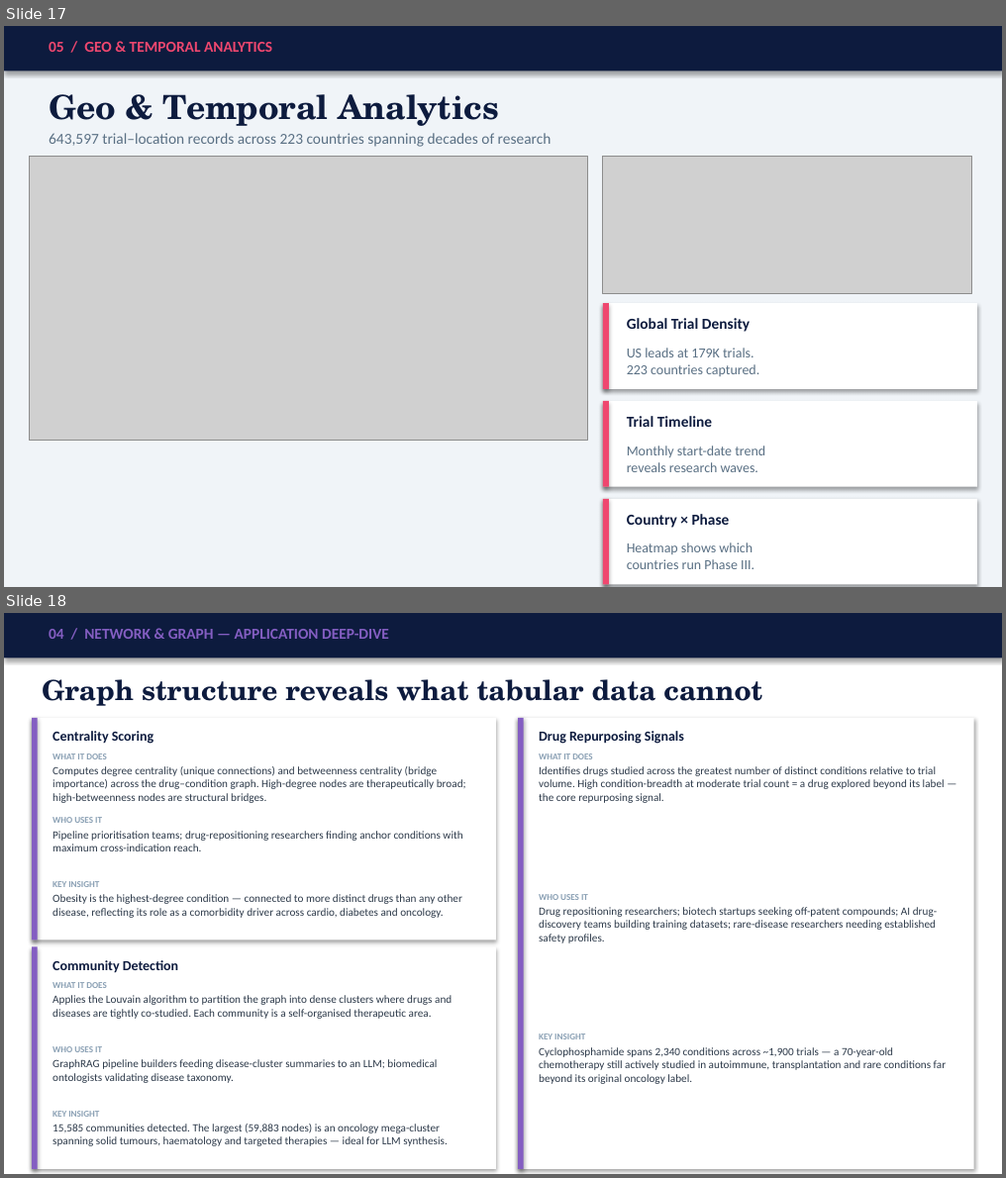
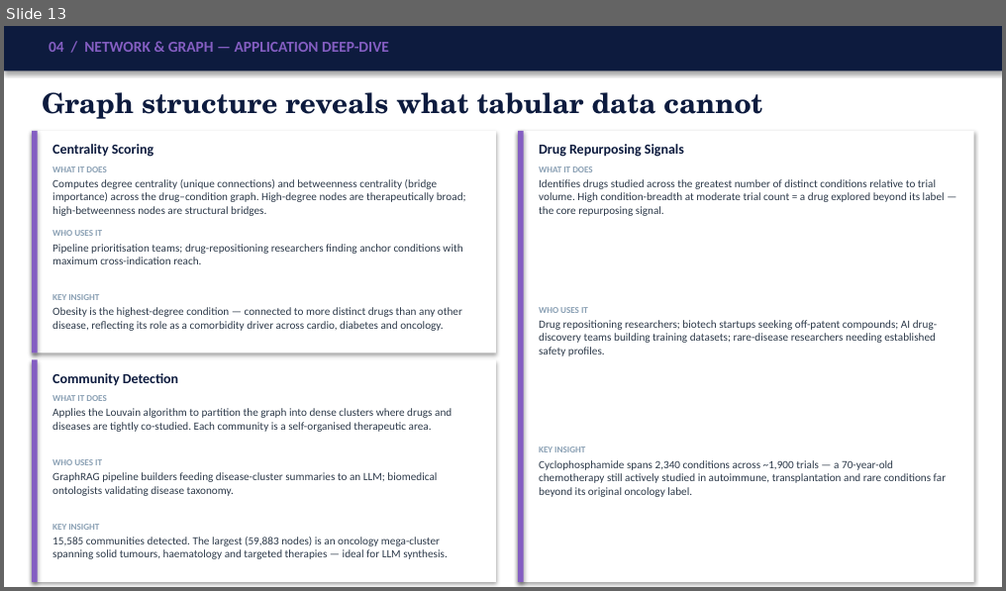
Before and after one commit to SHASANKsp/ClinicalTrails_application, a slide deck: ClinicalTrials_KG_LinkedIn_v2.pptx. Shown one above the other, each under a label of ours: slides 17 and 18 before the commit, slide 13 after it. The pictures are 1006x1178 and 1006x591 pixels, drawn with LibreOffice and Linux fonts; fonts in the diff are those of the drawing; grey boxes stand for pictures. Boxes give left, top, right and bottom in pixels: in the first picture for what was removed or moved away, otherwise in the second. Text is boxed around its words. In the diff, an @@ line names an element or a change of style, - is before the commit and + after.

```diff
--- a/ClinicalTrials_KG_LinkedIn_v2.pptx
+++ b/ClinicalTrials_KG_LinkedIn_v2.pptx
@@ slide 17 removed at [4,26,1002,587], background #F0F4F8 @@
@@ rectangle removed at [4,26,1002,71] @@
@@ text removed at [49,42,272,52] @@
-05 / GEO & TEMPORAL ANALYTICS
@@ text removed at [49,94,499,126] @@
-Geo & Temporal Analytics
@@ text removed at [49,133,551,147] @@
-643,597 trial–location records across 223 countries spanning decades of research
@@ picture removed at [29,156,588,440] @@
@@ picture removed at [603,156,972,293] @@
@@ rectangle removed at [603,303,977,389] @@
@@ rectangle removed at [603,303,609,389] @@
@@ text removed at [627,318,749,332] @@
-Global Trial Density
@@ text removed at [627,348,759,376] @@
-US leads at 179K trials.
-223 countries captured.
@@ rectangle removed at [603,401,977,487] @@
@@ rectangle removed at [603,401,609,487] @@
@@ text removed at [627,416,712,427] @@
-Trial Timeline
@@ text removed at [627,446,765,472] @@
-Monthly start-date trend
-reveals research waves.
@@ rectangle removed at [603,499,977,584] @@
@@ rectangle removed at [603,499,609,584] @@
@@ text removed at [627,514,730,528] @@
-Country × Phase
@@ text removed at [627,543,754,570] @@
-Heatmap shows which
-countries run Phase III.
@@ what was slide 18 is now slide 13 @@
```
Also in this commit, not shown: 11 slides changed, 1 slide added, 5 other slides removed, 3 other files.
